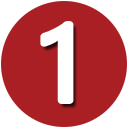
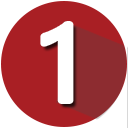
Layer changes from the first 128 × 128 image to the second:
showed "矩形 1", opacity 50% → 30% over [56, 21, 128, 128]
